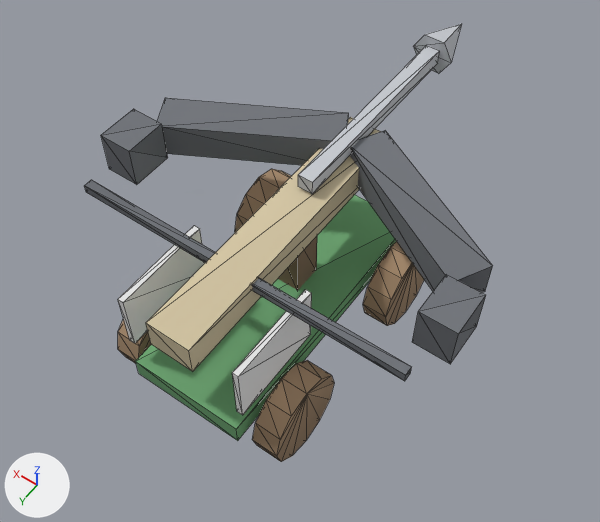
What one commit did to the glTF model csharp/Unciv.Godot/Packs/units/models/unit/Ballista.glb.
Both versions are drawn from a 50 mm lens placed at (-0.652, 0.842, 1.608), pointed at (0.007, -0.082, 0.156). The axes (+X, +Y, +Z) are drawn at lower left. The lights are the same throughout. The older version comes first. Mesh edges are drawn as thin lines. Vertices at exactly the same position are counted once.

Script lines for the objects in view, before the commit:
```python
me_body = bpy.data.meshes.new('Body')
me_body.from_pydata(...)  # 195 vertices, 330 faces; spans x -0.42..0.42, y -0.73..0.33, z 0.0..0.443
# faces by material slot: [24, 12, 24, 12, 12, 48, 22, 176]
me_body.materials.append(mat_teamcolor)  # white #e7e7e7
me_body.materials.append(mat_ash)
me_body.materials.append(mat_dark)
me_body.materials.append(mat_darkwood)
me_body.materials.append(mat_green)
me_body.materials.append(mat_iron)
me_body.materials.append(mat_steel)
me_body.materials.append(mat_wood)
ob_body = bpy.data.objects.new('Body', me_body)
ob_body.location = (0.0, 0.0, 0.0)
```
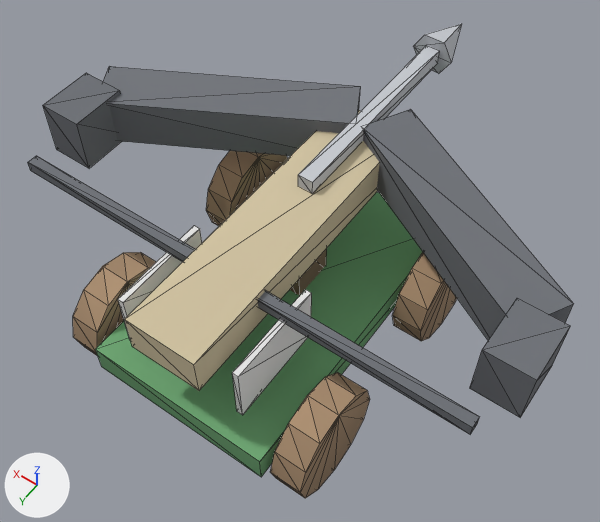
The change, as JSON lines over the scene's bpy script:
```json
{"block": "me_body", "where": "# used by ob_body; location = (0.0, 0.0, 0.0)"}
{"op": "remove", "block": "me_body", "code": "me_body.from_pydata(...)  # 195 vertices, 330 faces; spans x -0.42..0.42, y -0.73..0.33, z 0.0..0.443"}
{"op": "add", "block": "me_body", "code": "me_body.from_pydata(...)  # 195 vertices, 330 faces; spans x -0.57..0.57, y -0.73..0.35, z 0.0..0.443"}
{"block": "me_body", "change": "me_body part 1: the loose piece of 8 vertices spanning x -0.05..0.05, y -0.33..0.33, z 0.305..0.375 is scaled about its middle by (1.6, 1.06, 1.29)"}
{"block": "me_body", "change": "me_body part 2: the loose piece of 12 vertices spanning x -0.38..0.38, y 0.13..0.15, z 0.35..0.37 is scaled about its middle by (1.37, 1.25, 1.25), then moved by (0.0, 0.02, 0.0)"}
{"block": "me_body", "change": "me_body part 3: the loose piece of 8 vertices spanning x -0.035..0.035, y -0.085..-0.015, z 0.15..0.33 is scaled about its middle by (1.43, 1.43, 1)"}
{"block": "me_body", "change": "me_body part 4: the loose piece of 8 vertices spanning x -0.42..-0.34, y -0.05..0.05, z 0.31..0.41 is scaled about its middle by (1.25, 1.3, 1.3), then moved by (-0.14, 0.0, 0.0)"}
{"block": "me_body", "change": "me_body part 5: the loose piece of 8 vertices spanning x 0.34..0.42, y -0.05..0.05, z 0.31..0.41 is scaled about its middle by (1.25, 1.3, 1.3), then moved by (0.14, 0.0, 0.0)"}
{"block": "me_body", "change": "me_body part 6: the loose piece of 24 vertices spanning x -0.21..-0.15, y 0.1..0.3, z 0.0..0.2 is scaled about its middle by (1.17, 1.2, 1.2), then moved by (-0.08, 0.02, 0.02)"}
{"block": "me_body", "change": "me_body part 7: the loose piece of 24 vertices spanning x -0.21..-0.15, y -0.3..-0.1, z 0.0..0.2 is scaled about its middle by (1.17, 1.2, 1.2), then moved by (-0.08, -0.02, 0.02)"}
{"block": "me_body", "change": "me_body part 8: the loose piece of 24 vertices spanning x 0.15..0.21, y 0.1..0.3, z 0.0..0.2 is scaled about its middle by (1.17, 1.2, 1.2), then moved by (0.08, 0.02, 0.02)"}
{"block": "me_body", "change": "me_body part 9: the loose piece of 24 vertices spanning x 0.15..0.21, y -0.3..-0.1, z 0.0..0.2 is scaled about its middle by (1.17, 1.2, 1.2), then moved by (0.08, -0.02, 0.02)"}
{"block": "me_body", "change": "me_body part 10: 24 of 195 vertices moved; they spanned x -0.397..0.397, y -0.32..0.32, z 0.105..0.4 and now span x -0.554..0.554, y -0.387..0.35, z 0.095..0.415; mean shift (0.0, -0.013, 0.0); largest move (-0.397, -0.124, 0.32) -> (-0.554, -0.118, 0.305)"}
```

Boxes (x1, y1, x2, y2) around the edits, measured in the pictures (600 x 522 px; the box of a moved part takes in the faces that stretch with it):
```json
{"object": "Body", "change": "reshaped", "before": [84, 24, 493, 462], "after": [28, 24, 573, 498], "on screen": "33% wider, 8% taller"}
{"part": 1, "of": "me_body", "change": "moved or reshaped", "before": [146, 117, 381, 371], "after": [124, 110, 380, 391]}
{"part": 2, "of": "me_body", "change": "moved or reshaped", "before": [84, 180, 412, 381], "after": [28, 155, 480, 434]}
{"part": 3, "of": "me_body", "change": "moved or reshaped", "before": [278, 236, 317, 290], "after": [290, 248, 327, 296]}
{"part": 4, "of": "me_body", "change": "moved or reshaped", "before": [412, 274, 486, 364], "after": [470, 298, 570, 418]}
{"part": 5, "of": "me_body", "change": "moved or reshaped", "before": [101, 109, 168, 185], "after": [43, 73, 122, 168]}
{"part": 6, "of": "me_body", "change": "moved or reshaped", "before": [252, 360, 334, 462], "after": [270, 372, 370, 498]}
{"part": 7, "of": "me_body", "change": "moved or reshaped", "before": [363, 241, 424, 326], "after": [392, 252, 457, 341]}
{"part": 8, "of": "me_body", "change": "moved or reshaped", "before": [118, 319, 151, 364], "after": [73, 252, 156, 355]}
{"part": 9, "of": "me_body", "change": "moved or reshaped", "before": [235, 169, 291, 232], "after": [206, 151, 287, 226]}
{"part": 10, "of": "me_body", "change": "moved or reshaped", "before": [135, 98, 493, 441], "after": [95, 66, 573, 477]}
```
